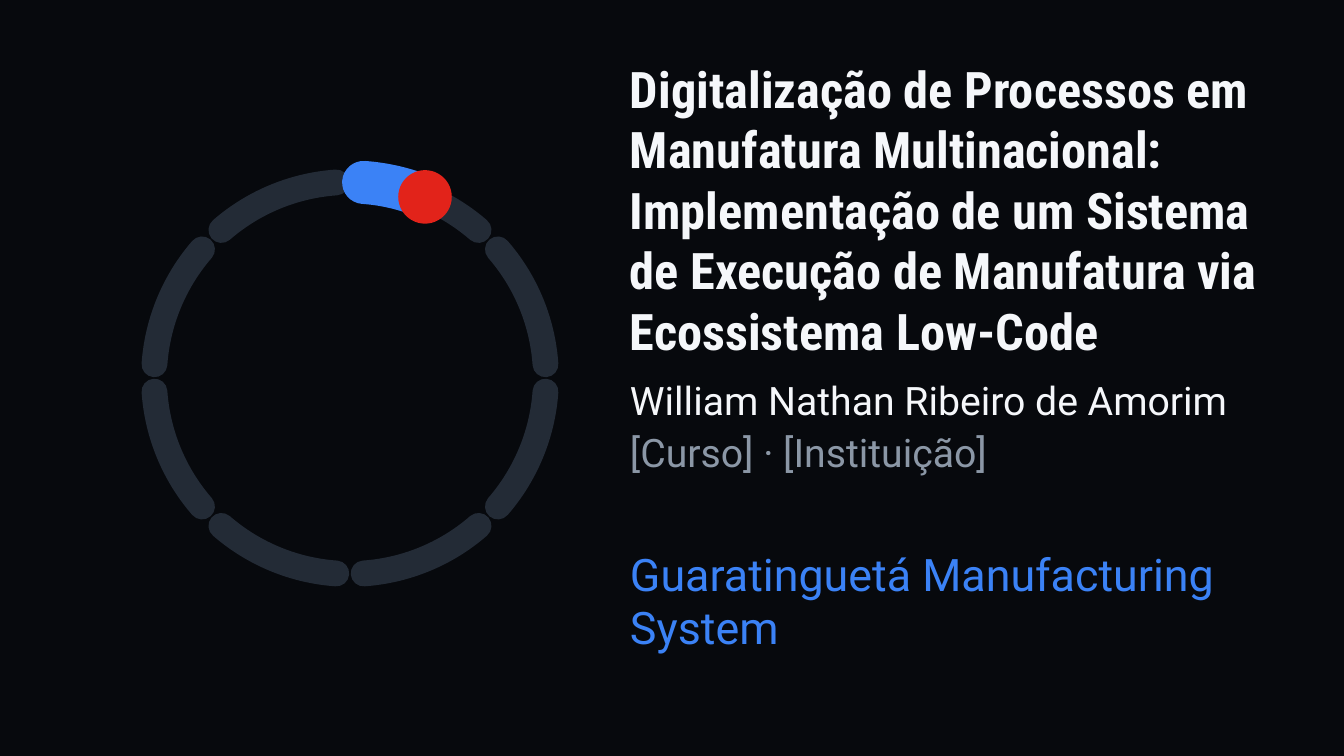
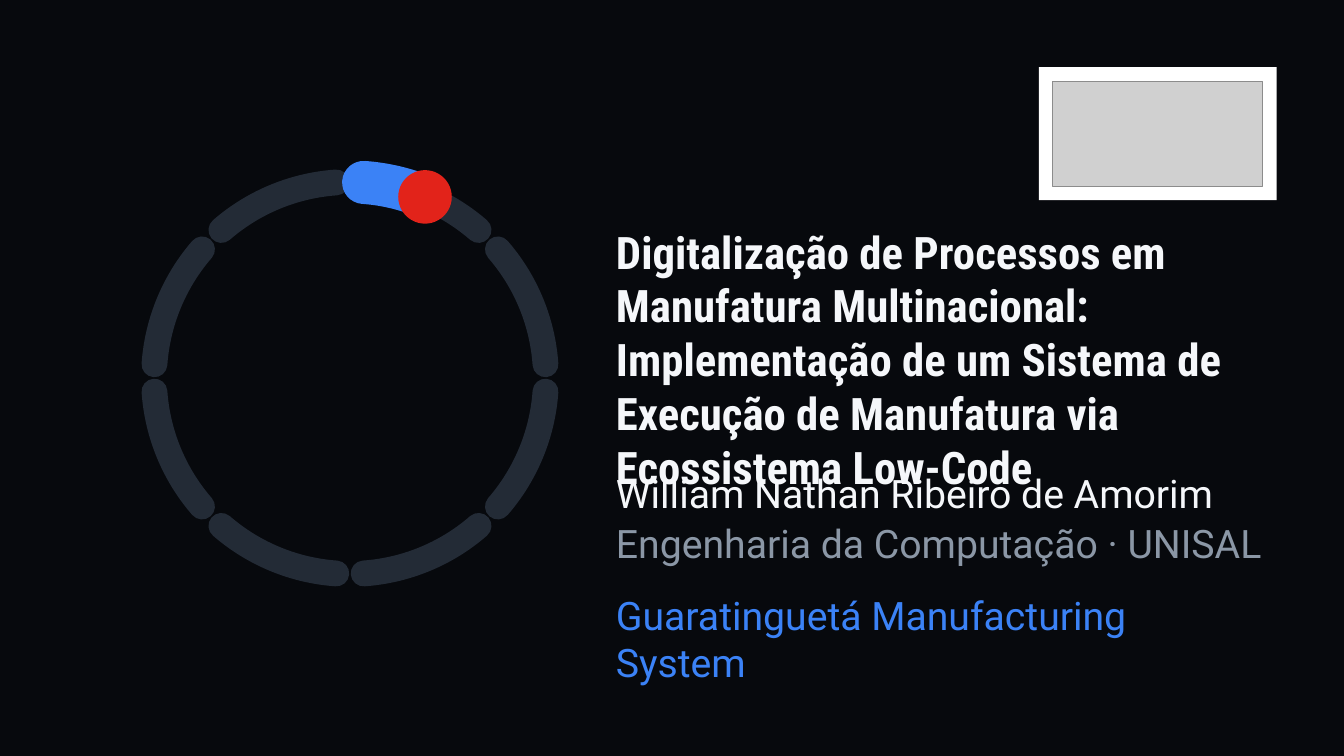
Before and after one commit to WilliamNRAmorim/Projetos, a slide deck: slide 6 of TCC/Apresentacao/GMS_Defesa.pptx. Drawn at 1344x756 pixels with LibreOffice and Linux fonts; fonts in the diff are those of the drawing; grey boxes stand for pictures. Boxes give left, top, right and bottom in pixels: in the first picture for what was removed or moved away, otherwise in the second. Text is boxed around its words. In the diff, an @@ line names an element or a change of style, - is before the commit and + after.

```diff
--- a/TCC/Apresentacao/GMS_Defesa.pptx
+++ b/TCC/Apresentacao/GMS_Defesa.pptx
@@ rectangle added at [1040, 68, 1277, 201], fill #FFFFFF @@
@@ picture added at [1053, 82, 1262, 187] @@
@@ text "Digitalização de Processos em Manufatura ...": place and size @@
-text "Digitalização de Processos em Manufatura ..." at [630, 70, 1256, 351]
+text "Digitalização de Processos em Manufatura ..." at [616, 235, 1221, 495]
@@ text "Digitalização de Processos em Manufatura ..." at [616, 235, 1221, 495]: size 36 to 32 pt @@
@@ text removed at [630, 435, 987, 476] @@
-[Curso] · [Instituição]
@@ text "William Nathan Ribeiro de Amorim" rewrapped from [630, 385, 1227, 416] to [616, 472, 1213, 509] @@
@@ text added at [616, 528, 1262, 567], 28 pt, text #8B97A6 @@
+Engenharia da Computação · UNISAL
@@ text "Guaratinguetá Manufacturing System": place and size @@
-text "Guaratinguetá Manufacturing System" at [630, 557, 1213, 654]
+text "Guaratinguetá Manufacturing System" at [616, 600, 1126, 686]
@@ text "Guaratinguetá Manufacturing System" at [616, 600, 1126, 686]: size 32 to 28 pt @@
```
Also in this commit, not shown: 5 other slides changed, 15 other files.
